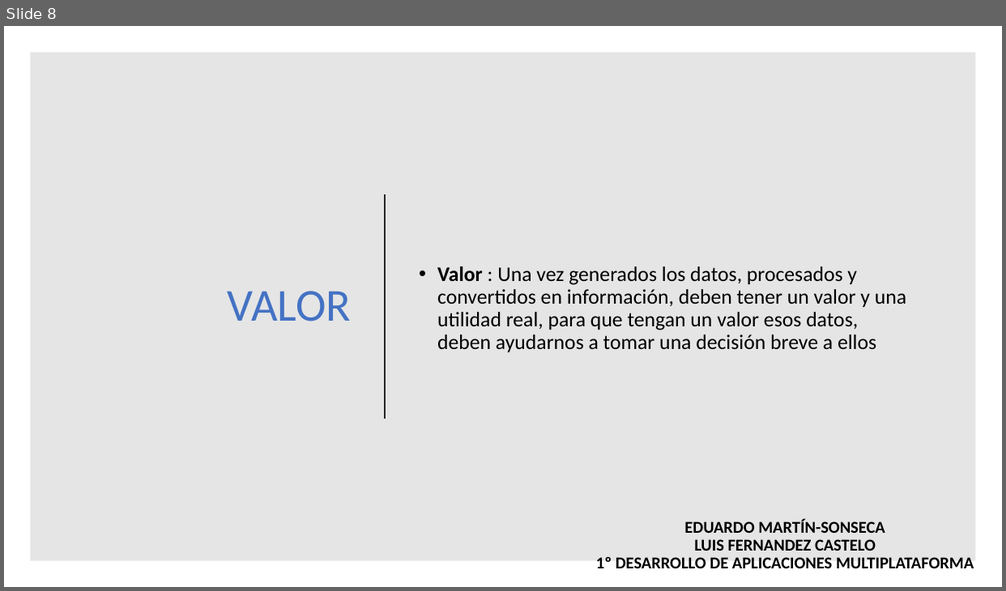
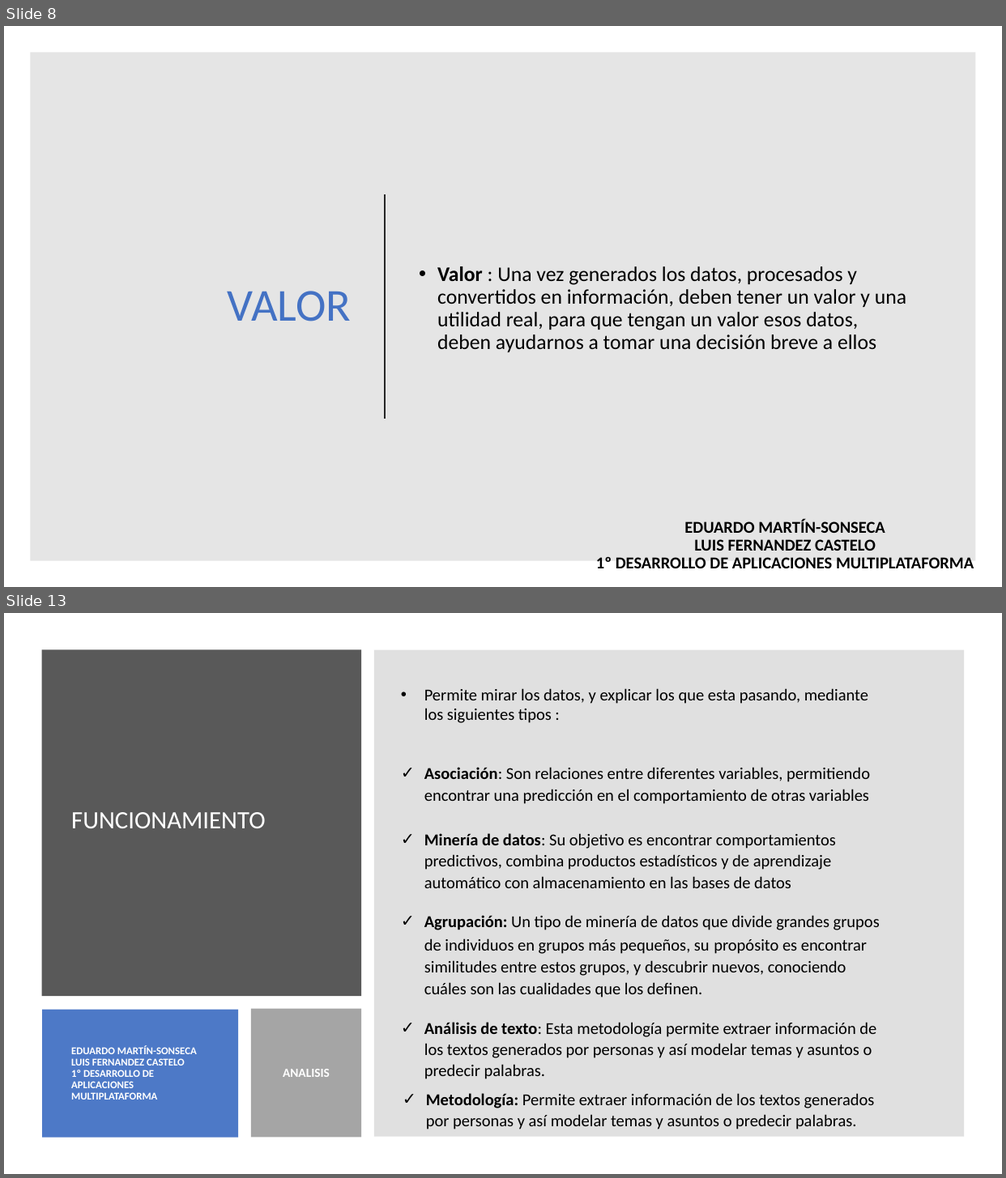
Before and after one commit to maraloeDev/Grado_SuperiorDAM, a slide deck: Bases de Datos/1º Evaluación/Ejercicios/Ejercicio2/Explotación de bases de datos Big Data.pptx. Shown one above the other, each under a label of ours: slide 8 before the commit, slides 8 and 13 after it; the slides between them are not shown. The pictures are 1006x591 and 1006x1178 pixels, drawn with LibreOffice and Linux fonts; fonts in the diff are those of the drawing. Boxes give left, top, right and bottom in pixels: in the first picture for what was removed or moved away, otherwise in the second. Text is boxed around its words. In the diff, an @@ line names an element or a change of style, - is before the commit and + after.

```diff
--- a/Bases de Datos/1º Evaluación/Ejercicios/Ejercicio2/Explotación de bases de datos Big Data.pptx
+++ b/Bases de Datos/1º Evaluación/Ejercicios/Ejercicio2/Explotación de bases de datos Big Data.pptx
@@ slide 13 added at (x1=4, y1=613, x2=1002, y2=1174), background #FFFFFF @@
@@ rectangle added at (x1=42, y1=649, x2=362, y2=996), fill #595959 @@
@@ rectangle added at (x1=374, y1=649, x2=965, y2=1137), fill #7F7F7F at 24% opacity @@
@@ text added at (x1=424, y1=688, x2=868, y2=723), 16 pt, text #000000 @@
+• Permite mirar los datos, y explicar los que esta pasando, mediante los siguientes tipos :
@@ text added at (x1=424, y1=767, x2=870, y2=804), 16 pt, text #000000 @@
+✓ Asociación: Son relaciones entre diferentes variables, permitiendo encontrar una predicción en el comportamiento de otras variables
@@ title added at (x1=71, y1=812, x2=265, y2=828), 24 pt, text #FFFFFF @@
+FUNCIONAMIENTO
@@ text added at (x1=424, y1=833, x2=836, y2=888), 16 pt, text #000000 @@
+✓ Minería de datos: Su objetivo es encontrar comportamientos predictivos, combina productos estadísticos y de aprendizaje automático con almacenamiento en las bases de datos
@@ text added at (x1=424, y1=915, x2=880, y2=998), 16 pt, text #000000 @@
+✓ Agrupación: Un tipo de minería de datos que divide grandes grupos de individuos en grupos más pequeños, su propósito es encontrar similitudes entre estos grupos, y descubrir nuevos, conociendo cuáles son las cualidades que los definen.
@@ rectangle added at (x1=42, y1=1010, x2=238, y2=1138), fill #4472C4 at 95% opacity @@
@@ rectangle added at (x1=251, y1=1009, x2=362, y2=1138), fill #A5A5A5 @@
@@ text added at (x1=424, y1=1022, x2=876, y2=1080), 16 pt, text #000000 @@
+✓ Análisis de texto: Esta metodología permite extraer información de los textos generados por personas y así modelar temas y asuntos o predecir palabras.
@@ text added at (x1=71, y1=1046, x2=197, y2=1100), 10 pt, text #FFFFFF, bold @@
+EDUARDO MARTÍN-SONSECA
+LUIS FERNANDEZ CASTELO
+1º DESARROLLO DE APLICACIONES MULTIPLATAFORMA
@@ text added at (x1=283, y1=1069, x2=330, y2=1077), 12 pt, text #FFFFFF, bold @@
+ANALISIS
@@ text added at (x1=426, y1=1093, x2=875, y2=1130), 16 pt, text #000000 @@
+✓ Metodología: Permite extraer información de los textos generados por personas y así modelar temas y asuntos o predecir palabras.
```
Also in this commit, not shown: 4 slides changed, 3 other slides added, 1 slide removed.
